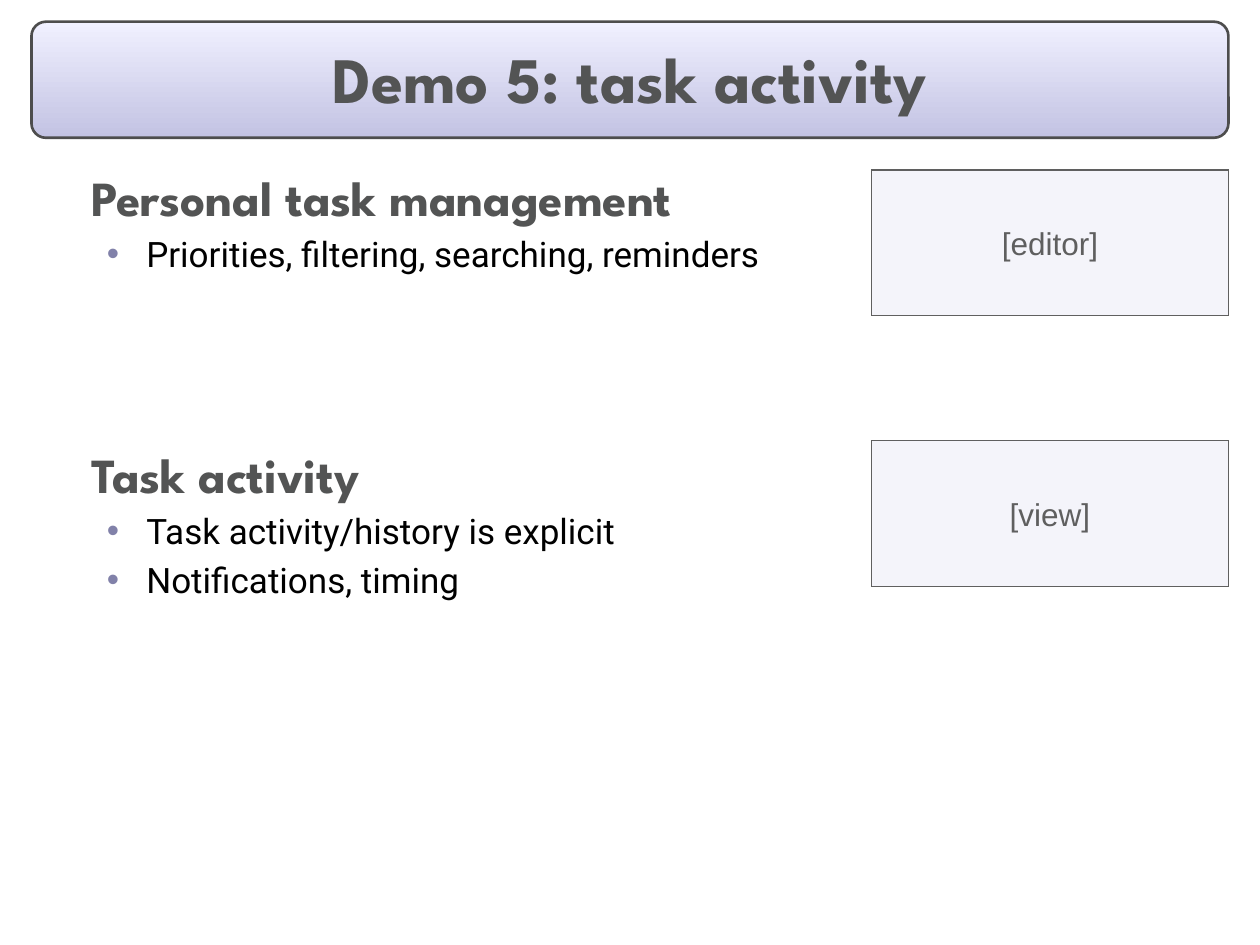
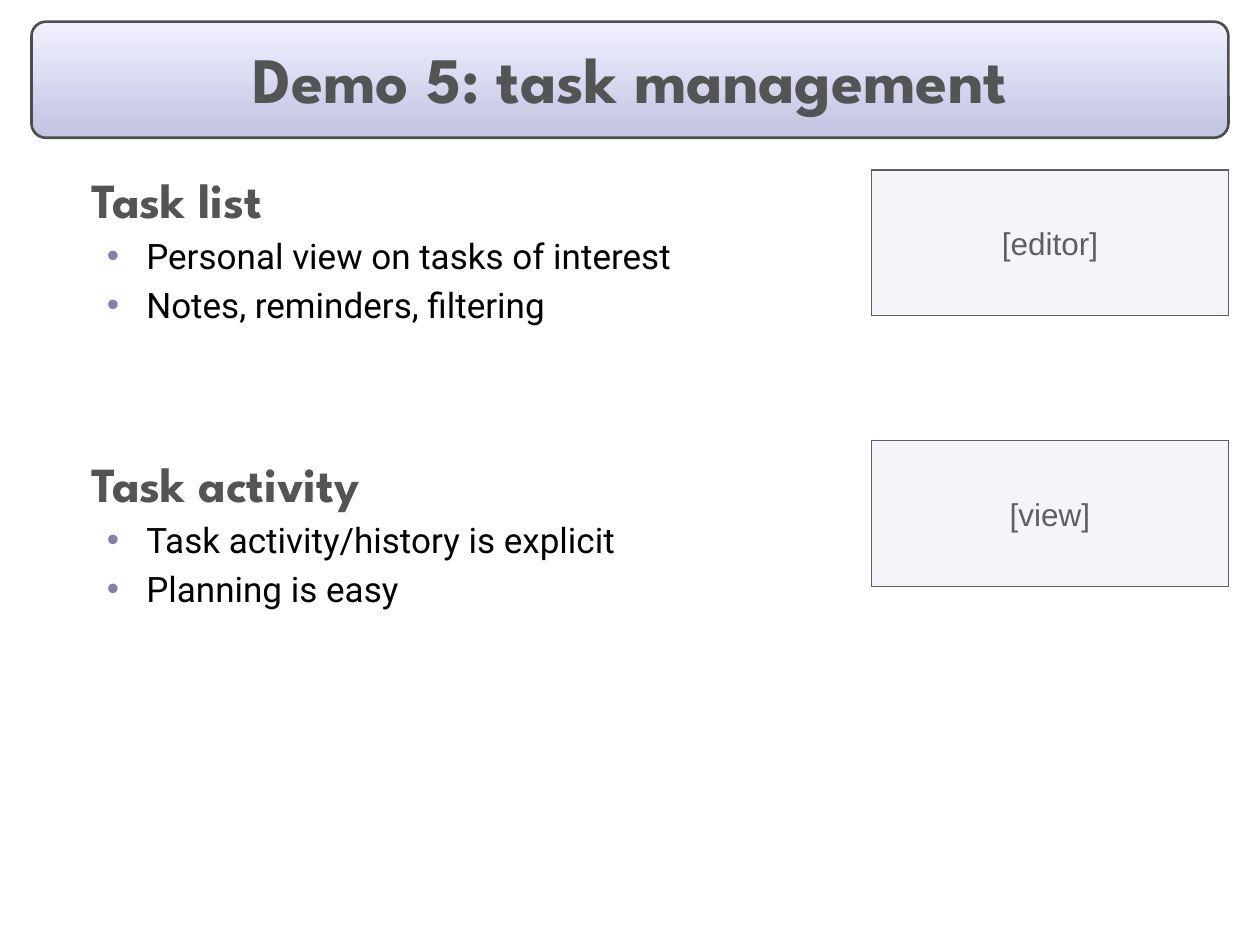
Before and after one commit to eclipse-mylyn/mylyn-website, a slide deck: slide 9 of publications/2006-03-mylar-eclipsecon.ppt. Drawn at 1260x945 pixels with LibreOffice and Linux fonts; fonts in the diff are those of the drawing. Boxes give left, top, right and bottom in pixels: in the first picture for what was removed or moved away, otherwise in the second. Text is boxed around its words. In the diff, an @@ line names an element or a change of style, - is before the commit and + after.

```diff
--- a/publications/2006-03-mylar-eclipsecon.ppt
+++ b/publications/2006-03-mylar-eclipsecon.ppt
@@ title at [253, 58, 1007, 117]: text changed @@
-Demo 5: task activity
+Demo 5: task management
@@ text at [91, 184, 671, 326]: text changed @@
-  Personal task management
-  • Priorities, filtering, searching, reminders
+  Task list
+  • Personal view on tasks of interest
+  • Notes, reminders, filtering
@@ text at [146, 575, 398, 610]: text changed @@
-  • Notifications, timing
+  • Planning is easy
```
Also in this commit, not shown: 17 other slides changed.
